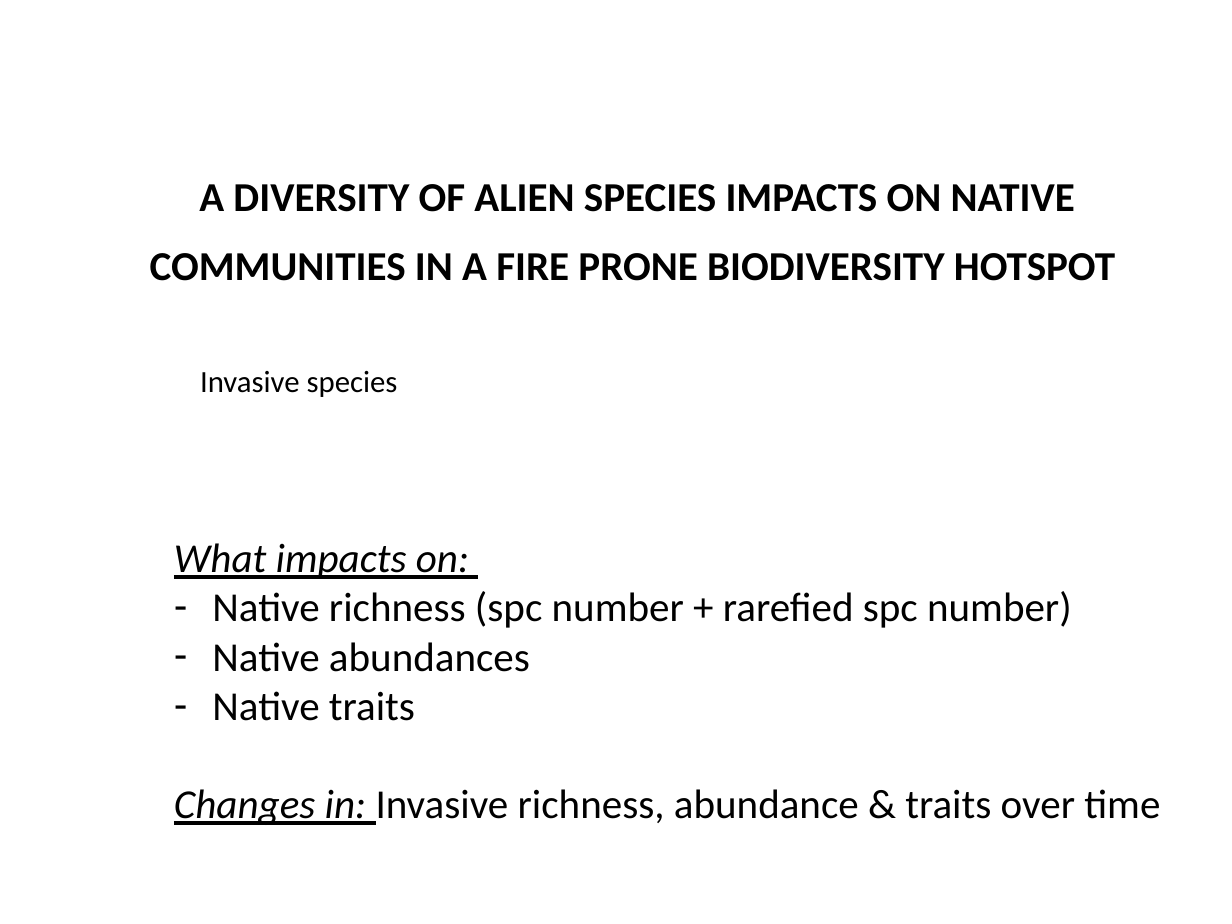
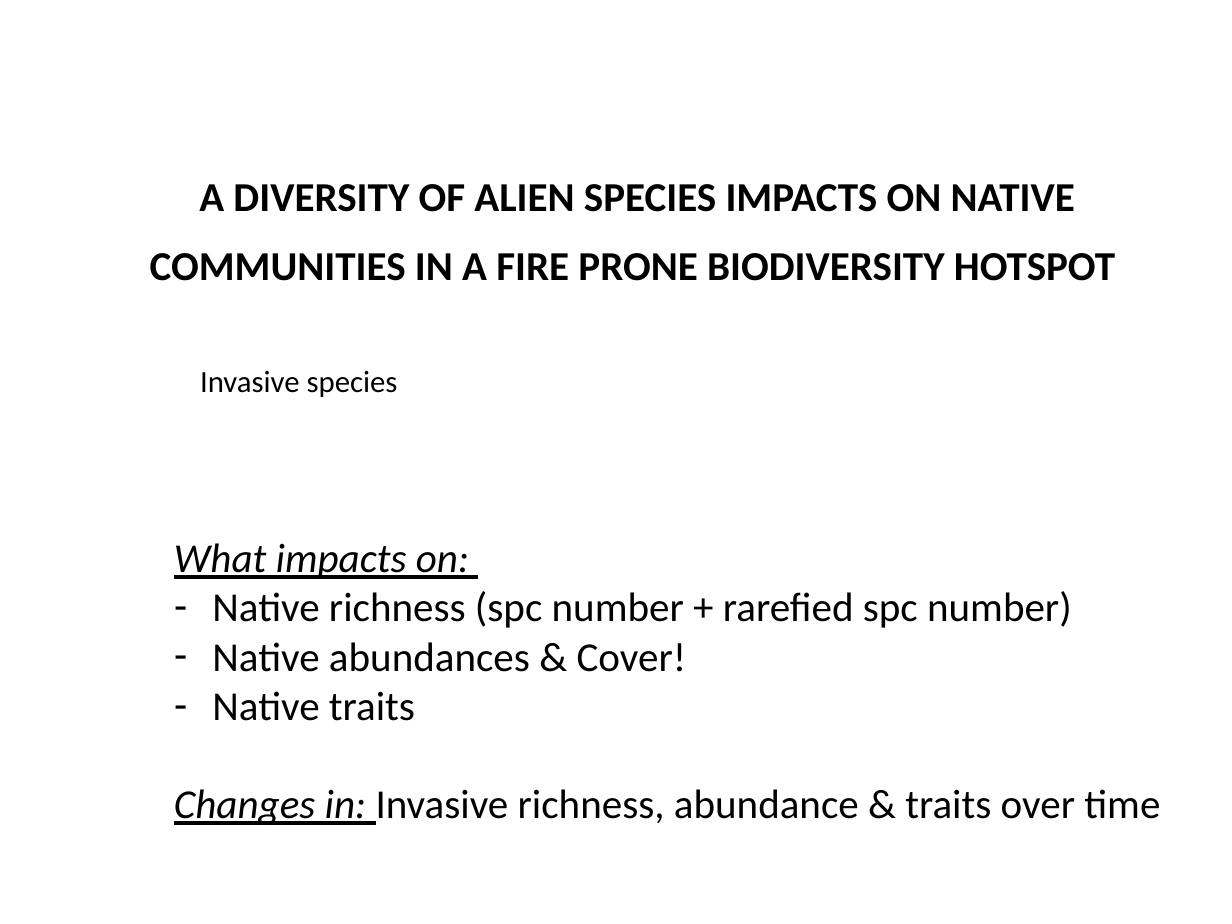
Before and after one commit to jslingsby/WorkingForWaterPlots, a slide deck: slide 1 of Results/Overview_results_22Fev17.pptx. Drawn at 1232x924 pixels with LibreOffice and Linux fonts; fonts in the diff are those of the drawing. Boxes give left, top, right and bottom in pixels: in the first picture for what was removed or moved away, otherwise in the second. Text is boxed around its words. In the diff, an @@ line names an element or a change of style, - is before the commit and + after.

```diff
--- a/Results/Overview_results_22Fev17.pptx
+++ b/Results/Overview_results_22Fev17.pptx
@@ text at <box>212,642,687,672</box>: text changed @@
-– Native abundances
+– Native abundances & Cover!
```
Also in this commit, not shown: 2 other slides changed, 1 slide added.
